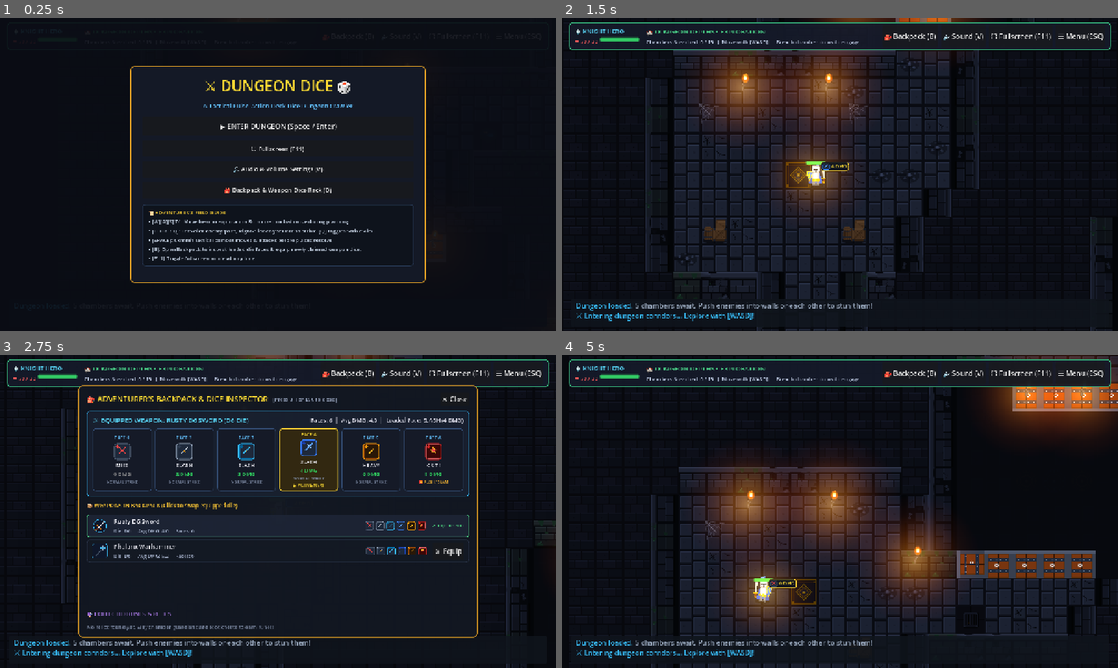
Above: before the commit, frames 1-4 (two rows, left to right).
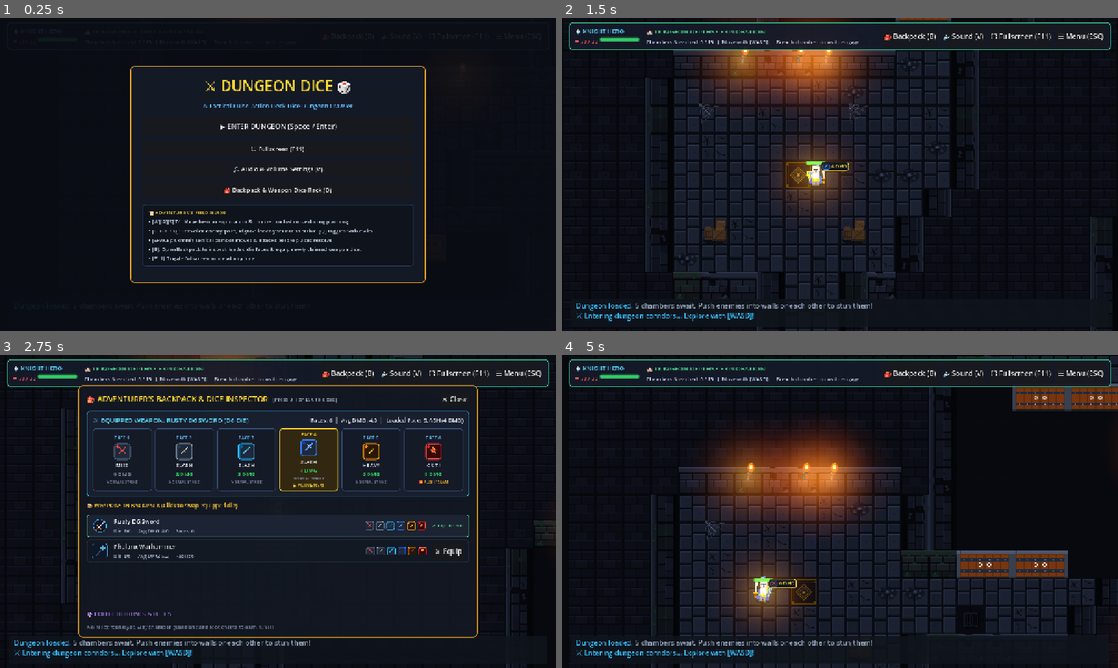
Above: after the commit, the same moments.

Repository: ShootyQ/DungeonGame
Game: Godot game, scene res://scenes/combat_arena.tscn
The game is run twice, just before and just after one commit, with the same random seed, the same clock (stepped at 60 frames per second) and the same inputs. Sound files missing from this copy of the repository are replaced by a short silence.
Inputs (mouse positions are in pixels of both pictures, inside the frame that each line leads up to):
- Up to frame 1 (0.25 s): no input
- Up to frame 2 (1.5 s): click "▶ ENTER DUNGEON (Space / Ente…" at 0.5 s; tap Enter at 1.25, 1.35 s; move the mouse to (962, 158) at 1.27 s; hold D from 1.28 s (still down); click (962, 158) at 1.42 s
- Up to frame 3 (2.75 s): tap Space at 1.52, 2.27 s; move the mouse to (166, 527) at 2.02 s; release D at 2.03 s; hold S from 2.03 s (still down); tap B at 2.1 s
- Up to frame 4 (5 s): tap B at 2.75, 3.5 s; move the mouse to (895, 442) at 2.77 s; release S at 2.78 s; hold D 2.78-3.53 s; tap I at 2.85 s; move the mouse to (812, 574) at 3.52 s; hold W 3.53-4.28 s; tap V at 3.6 s; click (812, 574) at 3.67 s; tap Space at 3.77, 4.52 s; move the mouse to (1006, 558) at 4.27 s; hold A from 4.28 s (still down); tap R at 4.35 s

The runs differ from the first frame. In frame 2, 5.4% of the frame differs, in the area x 26-75%, y 0-36%; in frame 3, 0.6%; in frame 4, 17%, in the area x 26-100%, y 0-80%.

Commit message:
Replace clunky mini-doors with seamless 128px paired double-doors and fix torch wall mounting

Diff:
--- /dev/null
+++ b/assets/sprites/door_horiz_left_closed.svg
@@ -0,0 +1,36 @@
+<svg xmlns="http://www.w3.org/2000/svg" viewBox="0 0 64 64" width="64" height="64">
+  <!-- Floor / shadow background -->
+  <rect width="64" height="64" fill="#181b22"/>
+
+  <!-- Left stone pillar jamb & Top lintel -->
+  <rect x="0" y="0" width="8" height="64" fill="#383f4f"/>
+  <rect x="0" y="0" width="64" height="8" fill="#4d566b"/>
+  <line x1="8" y1="8" x2="64" y2="8" stroke="#1e293b" stroke-width="1.5"/>
+  <line x1="8" y1="0" x2="8" y2="64" stroke="#1e293b" stroke-width="1.5"/>
+
+  <!-- Left Door Leaf (x=8 to 64) -->
+  <rect x="8" y="8" width="56" height="52" fill="#5c2e0b"/>
+  <rect x="10" y="10" width="16" height="48" fill="#78350f" rx="1"/>
+  <rect x="28" y="10" width="16" height="48" fill="#78350f" rx="1"/>
+  <rect x="46" y="10" width="16" height="48" fill="#78350f" rx="1"/>
+
+  <!-- Horizontal iron reinforcement bands -->
+  <rect x="8" y="18" width="56" height="6" fill="#1e293b"/>
+  <rect x="8" y="44" width="56" height="6" fill="#1e293b"/>
+
+  <!-- Iron rivets -->
+  <circle cx="16" cy="21" r="1.5" fill="#94a3b8"/>
+  <circle cx="34" cy="21" r="1.5" fill="#94a3b8"/>
+  <circle cx="52" cy="21" r="1.5" fill="#94a3b8"/>
+  <circle cx="16" cy="47" r="1.5" fill="#94a3b8"/>
+  <circle cx="34" cy="47" r="1.5" fill="#94a3b8"/>
+  <circle cx="52" cy="47" r="1.5" fill="#94a3b8"/>
+
+  <!-- Left Ring Handle near center seam -->
+  <circle cx="54" cy="33" r="3.5" fill="none" stroke="#f1f5f9" stroke-width="1.5"/>
+  <circle cx="54" cy="30" r="1.5" fill="#94a3b8"/>
+
+  <!-- Center meeting seam shadow -->
+  <line x1="63.5" y1="8" x2="63.5" y2="60" stroke="#181b22" stroke-width="1"/>
+  <rect x="0" y="60" width="64" height="4" fill="#181b22" opacity="0.6"/>
+</svg>
--- /dev/null
+++ b/assets/sprites/door_horiz_left_open.svg
@@ -0,0 +1,23 @@
+<svg xmlns="http://www.w3.org/2000/svg" viewBox="0 0 64 64" width="64" height="64">
+  <!-- Clean stone floor visible beneath archway -->
+  <rect width="64" height="64" fill="#2d3340"/>
+  <rect x="8" y="10" width="24" height="20" fill="#333a48" rx="1"/>
+  <rect x="36" y="10" width="26" height="20" fill="#333a48" rx="1"/>
+  <rect x="8" y="34" width="26" height="26" fill="#333a48" rx="1"/>
+  <rect x="38" y="34" width="24" height="26" fill="#333a48" rx="1"/>
+
+  <!-- Left stone pillar jamb & Top lintel -->
+  <rect x="0" y="0" width="8" height="64" fill="#383f4f"/>
+  <rect x="0" y="0" width="64" height="8" fill="#4d566b"/>
+  <line x1="8" y1="8" x2="64" y2="8" stroke="#1e293b" stroke-width="1.5"/>
+  <line x1="8" y1="0" x2="8" y2="64" stroke="#1e293b" stroke-width="1.5"/>
+
+  <!-- Left Door leaf swung open inward flat against left jamb -->
+  <polygon points="8,8 16,14 16,62 8,60" fill="#451a03"/>
+  <line x1="16" y1="14" x2="16" y2="62" stroke="#1e293b" stroke-width="2"/>
+  <circle cx="12" cy="22" r="1.5" fill="#94a3b8"/>
+  <circle cx="12" cy="48" r="1.5" fill="#94a3b8"/>
+
+  <!-- Warm ambient light spill through left portal -->
+  <polygon points="16,14 64,14 64,64 8,64" fill="#fef08a" opacity="0.12"/>
+</svg>
--- /dev/null
+++ b/assets/sprites/door_horiz_right_closed.svg
@@ -0,0 +1,36 @@
+<svg xmlns="http://www.w3.org/2000/svg" viewBox="0 0 64 64" width="64" height="64">
+  <!-- Floor / shadow background -->
+  <rect width="64" height="64" fill="#181b22"/>
+
+  <!-- Right stone pillar jamb & Top lintel -->
+  <rect x="56" y="0" width="8" height="64" fill="#383f4f"/>
+  <rect x="0" y="0" width="64" height="8" fill="#4d566b"/>
+  <line x1="0" y1="8" x2="56" y2="8" stroke="#1e293b" stroke-width="1.5"/>
+  <line x1="56" y1="0" x2="56" y2="64" stroke="#1e293b" stroke-width="1.5"/>
+
+  <!-- Right Door Leaf (x=0 to 56) -->
+  <rect x="0" y="8" width="56" height="52" fill="#5c2e0b"/>
+  <rect x="2" y="10" width="16" height="48" fill="#78350f" rx="1"/>
+  <rect x="20" y="10" width="16" height="48" fill="#78350f" rx="1"/>
+  <rect x="38" y="10" width="16" height="48" fill="#78350f" rx="1"/>
+
+  <!-- Horizontal iron reinforcement bands -->
+  <rect x="0" y="18" width="56" height="6" fill="#1e293b"/>
+  <rect x="0" y="44" width="56" height="6" fill="#1e293b"/>
+
+  <!-- Iron rivets -->
+  <circle cx="12" cy="21" r="1.5" fill="#94a3b8"/>
+  <circle cx="30" cy="21" r="1.5" fill="#94a3b8"/>
+  <circle cx="48" cy="21" r="1.5" fill="#94a3b8"/>
+  <circle cx="12" cy="47" r="1.5" fill="#94a3b8"/>
+  <circle cx="30" cy="47" r="1.5" fill="#94a3b8"/>
+  <circle cx="48" cy="47" r="1.5" fill="#94a3b8"/>
+
+  <!-- Right Ring Handle near center seam -->
+  <circle cx="10" cy="33" r="3.5" fill="none" stroke="#f1f5f9" stroke-width="1.5"/>
+  <circle cx="10" cy="30" r="1.5" fill="#94a3b8"/>
+
+  <!-- Center meeting seam shadow -->
+  <line x1="0.5" y1="8" x2="0.5" y2="60" stroke="#181b22" stroke-width="1"/>
+  <rect x="0" y="60" width="64" height="4" fill="#181b22" opacity="0.6"/>
+</svg>
--- /dev/null
+++ b/assets/sprites/door_horiz_right_open.svg
@@ -0,0 +1,23 @@
+<svg xmlns="http://www.w3.org/2000/svg" viewBox="0 0 64 64" width="64" height="64">
+  <!-- Clean stone floor visible beneath archway -->
+  <rect width="64" height="64" fill="#2d3340"/>
+  <rect x="2" y="10" width="26" height="20" fill="#333a48" rx="1"/>
+  <rect x="30" y="10" width="24" height="20" fill="#333a48" rx="1"/>
+  <rect x="2" y="34" width="24" height="26" fill="#333a48" rx="1"/>
+  <rect x="28" y="34" width="26" height="26" fill="#333a48" rx="1"/>
+
+  <!-- Right stone pillar jamb & Top lintel -->
+  <rect x="56" y="0" width="8" height="64" fill="#383f4f"/>
+  <rect x="0" y="0" width="64" height="8" fill="#4d566b"/>
+  <line x1="0" y1="8" x2="56" y2="8" stroke="#1e293b" stroke-width="1.5"/>
+  <line x1="56" y1="0" x2="56" y2="64" stroke="#1e293b" stroke-width="1.5"/>
+
+  <!-- Right Door leaf swung open inward flat against right jamb -->
+  <polygon points="56,8 48,14 48,62 56,60" fill="#451a03"/>
+  <line x1="48" y1="14" x2="48" y2="62" stroke="#1e293b" stroke-width="2"/>
+  <circle cx="52" cy="22" r="1.5" fill="#94a3b8"/>
+  <circle cx="52" cy="48" r="1.5" fill="#94a3b8"/>
+
+  <!-- Warm ambient light spill through right portal -->
+  <polygon points="0,14 48,14 56,64 0,64" fill="#fef08a" opacity="0.12"/>
+</svg>
--- /dev/null
+++ b/assets/sprites/door_vert_bottom_closed.svg
@@ -0,0 +1,35 @@
+<svg xmlns="http://www.w3.org/2000/svg" viewBox="0 0 64 64" width="64" height="64">
+  <!-- Floor / shadow background -->
+  <rect width="64" height="64" fill="#181b22"/>
+
+  <!-- Bottom stone threshold & Side jamb reveals -->
+  <rect x="0" y="56" width="64" height="8" fill="#4d566b"/>
+  <rect x="0" y="0" width="6" height="64" fill="#383f4f"/>
+  <rect x="58" y="0" width="6" height="64" fill="#383f4f"/>
+  <line x1="0" y1="56" x2="64" y2="56" stroke="#1e293b" stroke-width="1.5"/>
+
+  <!-- Bottom Door Leaf (y=0 to 56) -->
+  <rect x="6" y="0" width="52" height="56" fill="#5c2e0b"/>
+  <rect x="8" y="2" width="48" height="15" fill="#78350f" rx="1"/>
+  <rect x="8" y="20" width="48" height="15" fill="#78350f" rx="1"/>
+  <rect x="8" y="38" width="48" height="15" fill="#78350f" rx="1"/>
+
+  <!-- Vertical iron reinforcement bands -->
+  <rect x="16" y="0" width="6" height="56" fill="#1e293b"/>
+  <rect x="42" y="0" width="6" height="56" fill="#1e293b"/>
+
+  <!-- Iron rivets -->
+  <circle cx="19" cy="10" r="1.5" fill="#94a3b8"/>
+  <circle cx="19" cy="28" r="1.5" fill="#94a3b8"/>
+  <circle cx="19" cy="46" r="1.5" fill="#94a3b8"/>
+  <circle cx="45" cy="10" r="1.5" fill="#94a3b8"/>
+  <circle cx="45" cy="28" r="1.5" fill="#94a3b8"/>
+  <circle cx="45" cy="46" r="1.5" fill="#94a3b8"/>
+
+  <!-- Center meeting latch / Ring handle near top seam -->
+  <circle cx="32" cy="12" r="3.5" fill="none" stroke="#f1f5f9" stroke-width="1.5"/>
+  <circle cx="32" cy="15" r="1.5" fill="#94a3b8"/>
+
+  <!-- Center meeting seam shadow -->
+  <line x1="6" y1="0.5" x2="58" y2="0.5" stroke="#181b22" stroke-width="1"/>
+</svg>
--- /dev/null
+++ b/assets/sprites/door_vert_bottom_open.svg
@@ -0,0 +1,22 @@
+<svg xmlns="http://www.w3.org/2000/svg" viewBox="0 0 64 64" width="64" height="64">
+  <!-- Floor visible beneath archway -->
+  <rect width="64" height="64" fill="#2d3340"/>
+  <rect x="8" y="2" width="22" height="24" fill="#333a48" rx="1"/>
+  <rect x="34" y="2" width="22" height="24" fill="#333a48" rx="1"/>
+  <rect x="8" y="30" width="22" height="22" fill="#333a48" rx="1"/>
+  <rect x="34" y="30" width="22" height="22" fill="#333a48" rx="1"/>
+
+  <!-- Bottom stone lintel & Side jambs -->
+  <rect x="0" y="56" width="64" height="8" fill="#4d566b"/>
+  <rect x="0" y="0" width="6" height="64" fill="#383f4f"/>
+  <rect x="58" y="0" width="6" height="64" fill="#383f4f"/>
+
+  <!-- Bottom Door leaf swung open downward against bottom lintel -->
+  <polygon points="6,56 14,48 50,48 58,56" fill="#451a03"/>
+  <line x1="14" y1="48" x2="50" y2="48" stroke="#1e293b" stroke-width="2"/>
+  <circle cx="24" cy="52" r="1.5" fill="#94a3b8"/>
+  <circle cx="40" cy="52" r="1.5" fill="#94a3b8"/>
+
+  <!-- Warm ambient light spill through bottom portal -->
+  <polygon points="6,0 58,0 50,48 14,48" fill="#fef08a" opacity="0.12"/>
+</svg>
--- /dev/null
+++ b/assets/sprites/door_vert_top_closed.svg
@@ -0,0 +1,35 @@
+<svg xmlns="http://www.w3.org/2000/svg" viewBox="0 0 64 64" width="64" height="64">
+  <!-- Floor / shadow background -->
+  <rect width="64" height="64" fill="#181b22"/>
+
+  <!-- Top stone lintel & Side jamb reveals -->
+  <rect x="0" y="0" width="64" height="8" fill="#4d566b"/>
+  <rect x="0" y="0" width="6" height="64" fill="#383f4f"/>
+  <rect x="58" y="0" width="6" height="64" fill="#383f4f"/>
+  <line x1="0" y1="8" x2="64" y2="8" stroke="#1e293b" stroke-width="1.5"/>
+
+  <!-- Top Door Leaf (y=8 to 64) -->
+  <rect x="6" y="8" width="52" height="56" fill="#5c2e0b"/>
+  <rect x="8" y="10" width="48" height="15" fill="#78350f" rx="1"/>
+  <rect x="8" y="28" width="48" height="15" fill="#78350f" rx="1"/>
+  <rect x="8" y="46" width="48" height="16" fill="#78350f" rx="1"/>
+
+  <!-- Vertical iron reinforcement bands -->
+  <rect x="16" y="8" width="6" height="56" fill="#1e293b"/>
+  <rect x="42" y="8" width="6" height="56" fill="#1e293b"/>
+
+  <!-- Iron rivets -->
+  <circle cx="19" cy="18" r="1.5" fill="#94a3b8"/>
+  <circle cx="19" cy="36" r="1.5" fill="#94a3b8"/>
+  <circle cx="19" cy="54" r="1.5" fill="#94a3b8"/>
+  <circle cx="45" cy="18" r="1.5" fill="#94a3b8"/>
+  <circle cx="45" cy="36" r="1.5" fill="#94a3b8"/>
+  <circle cx="45" cy="54" r="1.5" fill="#94a3b8"/>
+
+  <!-- Center meeting latch / Ring handle near bottom seam -->
+  <circle cx="32" cy="52" r="3.5" fill="none" stroke="#f1f5f9" stroke-width="1.5"/>
+  <circle cx="32" cy="49" r="1.5" fill="#94a3b8"/>
+
+  <!-- Center meeting seam shadow -->
+  <line x1="6" y1="63.5" x2="58" y2="63.5" stroke="#181b22" stroke-width="1"/>
+</svg>
--- /dev/null
+++ b/assets/sprites/door_vert_top_open.svg
@@ -0,0 +1,22 @@
+<svg xmlns="http://www.w3.org/2000/svg" viewBox="0 0 64 64" width="64" height="64">
+  <!-- Floor visible beneath archway -->
+  <rect width="64" height="64" fill="#2d3340"/>
+  <rect x="8" y="10" width="22" height="24" fill="#333a48" rx="1"/>
+  <rect x="34" y="10" width="22" height="24" fill="#333a48" rx="1"/>
+  <rect x="8" y="38" width="22" height="24" fill="#333a48" rx="1"/>
+  <rect x="34" y="38" width="22" height="24" fill="#333a48" rx="1"/>
+
+  <!-- Top stone lintel & Side jambs -->
+  <rect x="0" y="0" width="64" height="8" fill="#4d566b"/>
+  <rect x="0" y="0" width="6" height="64" fill="#383f4f"/>
+  <rect x="58" y="0" width="6" height="64" fill="#383f4f"/>
+
+  <!-- Top Door leaf swung open upward against top lintel -->
+  <polygon points="6,8 14,16 50,16 58,8" fill="#451a03"/>
+  <line x1="14" y1="16" x2="50" y2="16" stroke="#1e293b" stroke-width="2"/>
+  <circle cx="24" cy="12" r="1.5" fill="#94a3b8"/>
+  <circle cx="40" cy="12" r="1.5" fill="#94a3b8"/>
+
+  <!-- Warm ambient light spill through top portal -->
+  <polygon points="14,16 50,16 58,64 6,64" fill="#fef08a" opacity="0.12"/>
+</svg>
--- a/scripts/combat_arena.gd
+++ b/scripts/combat_arena.gd
@@ -458,49 +458,43 @@
 		player_light.position = player.position
 	lighting_container.add_child(player_light)
 
-func _get_door_orientation(door_pos: Vector2i, room_id: int) -> String:
-	for r in dungeon_rooms:
-		if r["id"] == room_id:
-			var rect: Rect2i = r["rect"]
-			# Vertical side walls (Left or Right wall of room: runs up-and-down!)
-			if door_pos.x == rect.position.x or door_pos.x == rect.end.x - 1:
-				return "vertical"
-			# Horizontal top wall (corridor is North of room, moving DOWN into room)
-			elif door_pos.y == rect.position.y:
-				return "south"
-			# Horizontal bottom wall (corridor is South of room, moving UP into room)
-			elif door_pos.y == rect.end.y - 1:
-				return "north"
-
-	return "vertical"
-
 func _create_doors() -> void:
 	doors.clear()
-	var door_tex_map = {
-		"north": {
-			"closed": load("res://assets/sprites/door_closed.svg"),
-			"open": load("res://assets/sprites/door_open.svg")
-		},
-		"south": {
-			"closed": load("res://assets/sprites/door_south_closed.svg"),
-			"open": load("res://assets/sprites/door_south_open.svg")
+	var paired_door_textures = {
+		"horizontal": {
+			"left": {
+				"closed": load("res://assets/sprites/door_horiz_left_closed.svg"),
+				"open": load("res://assets/sprites/door_horiz_left_open.svg")
+			},
+			"right": {
+				"closed": load("res://assets/sprites/door_horiz_right_closed.svg"),
+				"open": load("res://assets/sprites/door_horiz_right_open.svg")
+			}
 		},
 		"vertical": {
-			"closed": load("res://assets/sprites/door_vertical_closed.svg"),
-			"open": load("res://assets/sprites/door_vertical_open.svg")
+			"top": {
+				"closed": load("res://assets/sprites/door_vert_top_closed.svg"),
+				"open": load("res://assets/sprites/door_vert_top_open.svg")
+			},
+			"bottom": {
+				"closed": load("res://assets/sprites/door_vert_bottom_closed.svg"),
+				"open": load("res://assets/sprites/door_vert_bottom_open.svg")
+			}
 		}
 	}
 
 	for cfg in dungeon_data.get("doors", []):
-		var orient = _get_door_orientation(cfg["pos"], cfg["room_id"])
+		var orient = cfg.get("orientation", "horizontal")
+		var part = cfg.get("part", "left")
 		var sprite = Sprite2D.new()
-		sprite.texture = door_tex_map[orient]["closed"]
+		sprite.texture = paired_door_textures.get(orient, {}).get(part, {}).get("closed", paired_door_textures["horizontal"]["left"]["closed"])
 		sprite.position = grid_to_world(cfg["pos"])
 		door_container.add_child(sprite)
 		doors.append({
 			"pos": cfg["pos"],
 			"room_id": cfg["room_id"],
 			"orientation": orient,
+			"part": part,
 			"is_open": false,
 			"sprite": sprite
 		})
@@ -2028,18 +2022,24 @@
 		if is_instance_valid(exp_chambers_label):
 			exp_chambers_label.text = "Chambers Breached: %d / %d  |  Move with [WASD]" % [breached_rooms.size(), total_hostile]
 
-	var door_open_tex_map = {
-		"north": load("res://assets/sprites/door_open.svg"),
-		"south": load("res://assets/sprites/door_south_open.svg"),
-		"vertical": load("res://assets/sprites/door_vertical_open.svg")
+	var paired_open_textures = {
+		"horizontal": {
+			"left": load("res://assets/sprites/door_horiz_left_open.svg"),
+			"right": load("res://assets/sprites/door_horiz_right_open.svg")
+		},
+		"vertical": {
+			"top": load("res://assets/sprites/door_vert_top_open.svg"),
+			"bottom": load("res://assets/sprites/door_vert_bottom_open.svg")
+		}
 	}
 
 	# Open all door tiles associated with this room (supports double doors)
 	for d in doors:
 		if d["room_id"] == r_id and not d["is_open"]:
 			d["is_open"] = true
-			var orient = d.get("orientation", "north")
-			d["sprite"].texture = door_open_tex_map.get(orient, door_open_tex_map["north"])
+			var orient = d.get("orientation", "horizontal")
+			var part = d.get("part", "left")
+			d["sprite"].texture = paired_open_textures.get(orient, {}).get(part, paired_open_textures["horizontal"]["left"])
 			grid[d["pos"].y][d["pos"].x] = 0
 			_spawn_dust_puff(d["sprite"].position)
 			var d_tween = create_tween()
--- a/scripts/dungeon_generator.gd
+++ b/scripts/dungeon_generator.gd
@@ -160,65 +160,83 @@
 			for x in range(rect.position.x, rect.end.x):
 				grid[y][x] = 0
 
-	# 7. Identify doorway connections on ALL 4 sides of each room
+	# 7. Identify clean 2-tile wide double-door entrances on all 4 sides of each room
 	for r in rooms:
 		if r["id"] == 0:
 			continue # Room 0 (Entrance) has open archways
 
 		var rect: Rect2i = r["rect"]
+		var r_doors: Array[Dictionary] = []
 
 		# Top wall (corridor enters from North)
 		var y_top = rect.position.y
 		if y_top - 1 >= 0:
-			for x in range(rect.position.x, rect.end.x):
-				if grid[y_top - 1][x] == 0: # Corridor floor outside top wall
-					placed_door_positions[Vector2i(x, y_top)] = r["id"]
+			var x = rect.position.x
+			while x < rect.end.x - 1:
+				if grid[y_top - 1][x] == 0 and grid[y_top - 1][x + 1] == 0:
+					var p_left = Vector2i(x, y_top)
+					var p_right = Vector2i(x + 1, y_top)
+					r_doors.append({"pos": p_left, "room_id": r["id"], "orientation": "horizontal", "part": "left"})
+					r_doors.append({"pos": p_right, "room_id": r["id"], "orientation": "horizontal", "part": "right"})
+					x += 2
+				else:
+					x += 1
 
 		# Bottom wall (corridor enters from South)
 		var y_bot = rect.end.y - 1
 		if y_bot + 1 < GRID_HEIGHT:
-			for x in range(rect.position.x, rect.end.x):
-				if grid[y_bot + 1][x] == 0: # Corridor floor outside bottom wall
-					placed_door_positions[Vector2i(x, y_bot)] = r["id"]
+			var x = rect.position.x
+			while x < rect.end.x - 1:
+				if grid[y_bot + 1][x] == 0 and grid[y_bot + 1][x + 1] == 0:
+					var p_left = Vector2i(x, y_bot)
+					var p_right = Vector2i(x + 1, y_bot)
+					r_doors.append({"pos": p_left, "room_id": r["id"], "orientation": "horizontal", "part": "left"})
+					r_doors.append({"pos": p_right, "room_id": r["id"], "orientation": "horizontal", "part": "right"})
+					x += 2
+				else:
+					x += 1
 
 		# Left wall (corridor enters from West)
 		var x_left = rect.position.x
 		if x_left - 1 >= 0:
-			for y in range(rect.position.y, rect.end.y):
-				if grid[y][x_left - 1] == 0: # Corridor floor outside left wall
-					placed_door_positions[Vector2i(x_left, y)] = r["id"]
+			var y = rect.position.y
+			while y < rect.end.y - 1:
+				if grid[y][x_left - 1] == 0 and grid[y + 1][x_left - 1] == 0:
+					var p_top = Vector2i(x_left, y)
+					var p_bot = Vector2i(x_left, y + 1)
+					r_doors.append({"pos": p_top, "room_id": r["id"], "orientation": "vertical", "part": "top"})
+					r_doors.append({"pos": p_bot, "room_id": r["id"], "orientation": "vertical", "part": "bottom"})
+					y += 2
+				else:
+					y += 1
 
 		# Right wall (corridor enters from East)
 		var x_right = rect.end.x - 1
 		if x_right + 1 < GRID_WIDTH:
-			for y in range(rect.position.y, rect.end.y):
-				if grid[y][x_right + 1] == 0: # Corridor floor outside right wall
-					placed_door_positions[Vector2i(x_right, y)] = r["id"]
-
-	# Apply doors to grid
-	for pos in placed_door_positions:
-		var rid = placed_door_positions[pos]
-		grid[pos.y][pos.x] = 2 # Door
-		doors.append({
-			"pos": pos,
-			"room_id": rid
-		})
-		for r in rooms:
-			if r["id"] == rid:
-				r["door_positions"].append(pos)
-				break
-
-	# Ensure every hostile room has at least one door
-	for r in rooms:
-		if r["id"] > 0 and r["door_positions"].is_empty():
-			var rect: Rect2i = r["rect"]
-			var d1 = Vector2i(rect.position.x, rect.position.y + int(rect.size.y * 0.5))
-			var d2 = Vector2i(rect.position.x, d1.y + 1)
-			grid[d1.y][d1.x] = 2
-			grid[d2.y][d2.x] = 2
-			r["door_positions"].append_array([d1, d2])
-			doors.append({"pos": d1, "room_id": r["id"]})
-			doors.append({"pos": d2, "room_id": r["id"]})
+			var y = rect.position.y
+			while y < rect.end.y - 1:
+				if grid[y][x_right + 1] == 0 and grid[y + 1][x_right + 1] == 0:
+					var p_top = Vector2i(x_right, y)
+					var p_bot = Vector2i(x_right, y + 1)
+					r_doors.append({"pos": p_top, "room_id": r["id"], "orientation": "vertical", "part": "top"})
+					r_doors.append({"pos": p_bot, "room_id": r["id"], "orientation": "vertical", "part": "bottom"})
+					y += 2
+				else:
+					y += 1
+
+		# Fallback: if room has no door yet, find any adjacent floor
+		if r_doors.is_empty():
+			var center_y = rect.position.y + int(rect.size.y * 0.5)
+			var p_top = Vector2i(rect.position.x, center_y)
+			var p_bot = Vector2i(rect.position.x, center_y + 1)
+			r_doors.append({"pos": p_top, "room_id": r["id"], "orientation": "vertical", "part": "top"})
+			r_doors.append({"pos": p_bot, "room_id": r["id"], "orientation": "vertical", "part": "bottom"})
+
+		for d in r_doors:
+			var p = d["pos"]
+			grid[p.y][p.x] = 2 # Door tile
+			doors.append(d)
+			r["door_positions"].append(p)
 
 	# 8. Decorate rooms with themed special floors, walls, props, chests & monsters
 	var special_floors: Dictionary = {}
@@ -228,11 +246,10 @@
 	var chests: Array[Dictionary] = []
 	var enemies: Array[Dictionary] = []
 
-	# Place corridor torches every few steps
+	# Place corridor torches every few steps ONLY on solid walls with floor below
 	for y in range(2, GRID_HEIGHT - 2):
 		for x in range(2, GRID_WIDTH - 2):
 			if grid[y][x] == 0:
-				# Check if this is in a corridor (not inside any room)
 				var in_room = false
 				for r in rooms:
 					if r["rect"].has_point(Vector2i(x, y)):
@@ -240,7 +257,7 @@
 						break
 				if not in_room:
 					# Wall north of this corridor floor
-					if grid[y - 1][x] == 1 and (x % 6 == 0):
+					if grid[y - 1][x] == 1 and (x % 7 == 0):
 						torches.append(Vector2i(x, y - 1))
 					# Puddle or drain in corridor occasionally
 					var ch = (x * 37 + y * 19) % 100
@@ -260,12 +277,16 @@
 		var r_id = r["id"]
 		var center: Vector2i = r["center"]
 
-		# Place room perimeter torches & wall alcoves
-		torches.append(Vector2i(rect.position.x + 2, rect.position.y))
-		torches.append(Vector2i(rect.end.x - 3, rect.position.y))
-		if rect.size.y > 7:
-			torches.append(Vector2i(rect.position.x + 2, rect.end.y - 1))
-			torches.append(Vector2i(rect.end.x - 3, rect.end.y - 1))
+		# Place room torches ONLY on solid wall tiles (grid == 1) directly above floor (grid == 0)
+		var candidate_torches = [
+			Vector2i(rect.position.x + 2, rect.position.y - 1),
+			Vector2i(rect.end.x - 3, rect.position.y - 1),
+			Vector2i(center.x, rect.position.y - 1)
+		]
+		for tp in candidate_torches:
+			if tp.x >= 0 and tp.x < GRID_WIDTH and tp.y >= 0 and tp.y + 1 < GRID_HEIGHT:
+				if grid[tp.y][tp.x] == 1 and grid[tp.y + 1][tp.x] == 0:
+					torches.append(tp)
 
 		# Wall alcoves & wall chains
 		if biome in ["shrine", "crypt", "boss"]:
Not shown, added: assets/sprites/door_horiz_left_closed.svg.import
Not shown, added: assets/sprites/door_horiz_left_open.svg.import
Not shown, added: assets/sprites/door_horiz_right_closed.svg.import
Not shown, added: assets/sprites/door_horiz_right_open.svg.import
Not shown, added: assets/sprites/door_vert_bottom_closed.svg.import
Not shown, added: assets/sprites/door_vert_bottom_open.svg.import
Not shown, added: assets/sprites/door_vert_top_closed.svg.import
Not shown, added: assets/sprites/door_vert_top_open.svg.import
